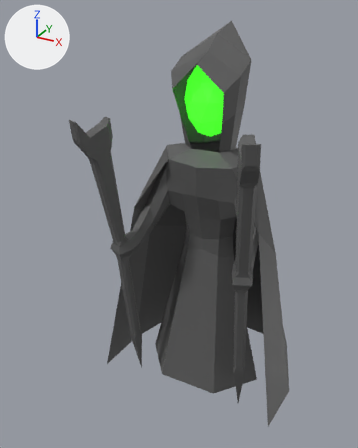
The glTF model assets/models/Wizard.glb, before and after one commit.
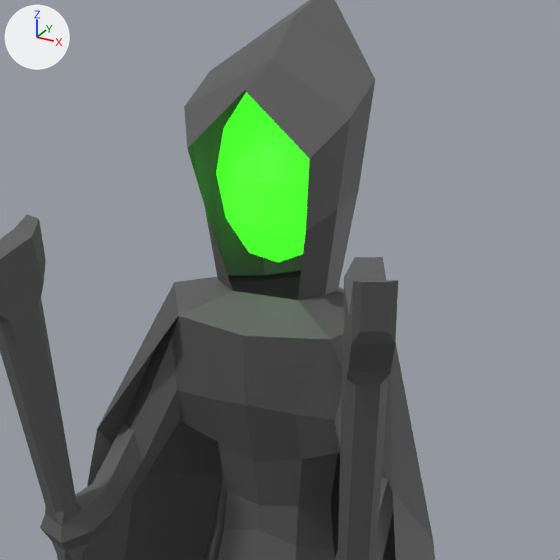
Each version appears first whole from a 50 mm lens placed at (1.406, -2.999, 2.769), pointed at (-0.191, -0.094, 1.317), and next in a close-up on the part from 26% to 92% of the width and 6% to 58% of the height. Lighting does not change. The marker at upper left points along +X, +Y and +Z. The last two pictures show the newer version.

The first close-up shows 'BodyMesh', 'Icosphere'.
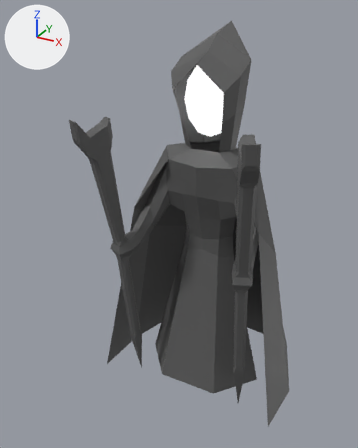
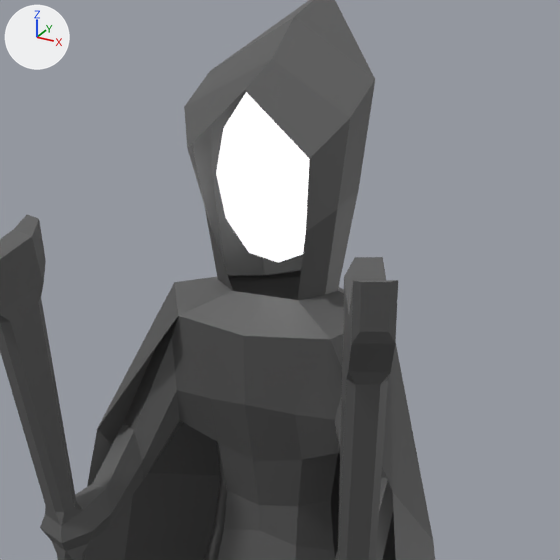
What differs and where, as boxes (x1, y1, x2, y2) in the close-ups (560 x 560 px):
'Icosphere', recoloured (green to white): (216, 92, 310, 263) in both

What the commit changed:
In material 'Material.001' (mat_material_001), emission_color is no longer (0.0605, 1.0, 0.0234), green #46ff2a.
Material 'Material.001' (mat_material_001) changes colour from green #3ee724 to white #ffffff; in linear values from (0.0478, 0.8, 0.0173) to (1.0, 1.0, 1.0).
